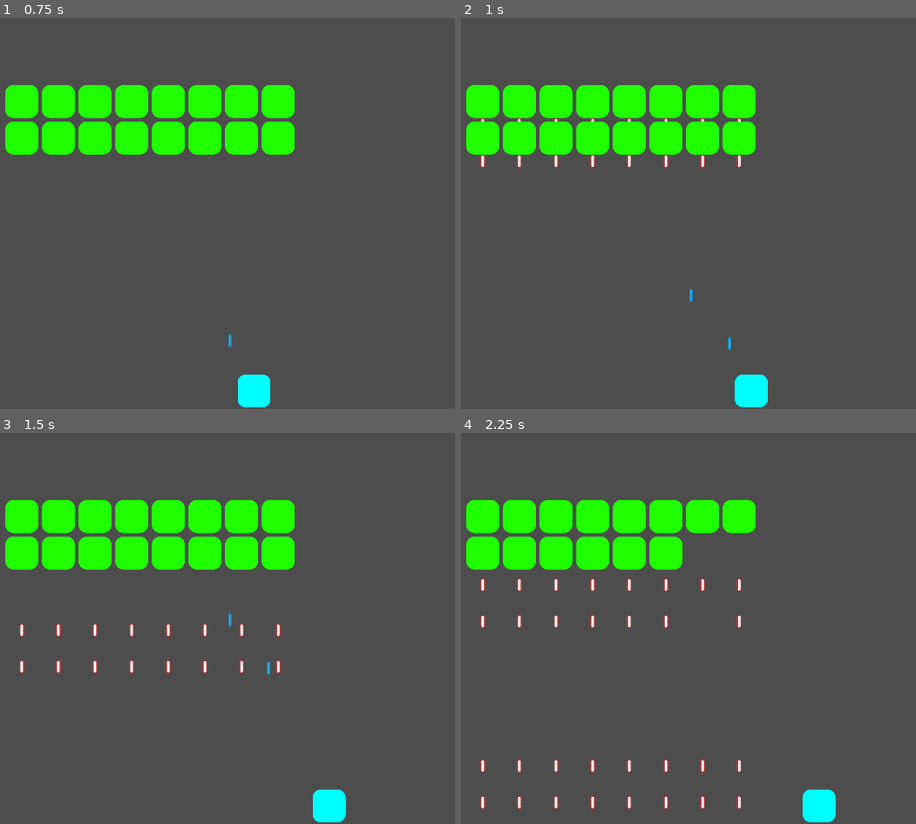
Above: before the commit, frames 1-4 (two rows, left to right).
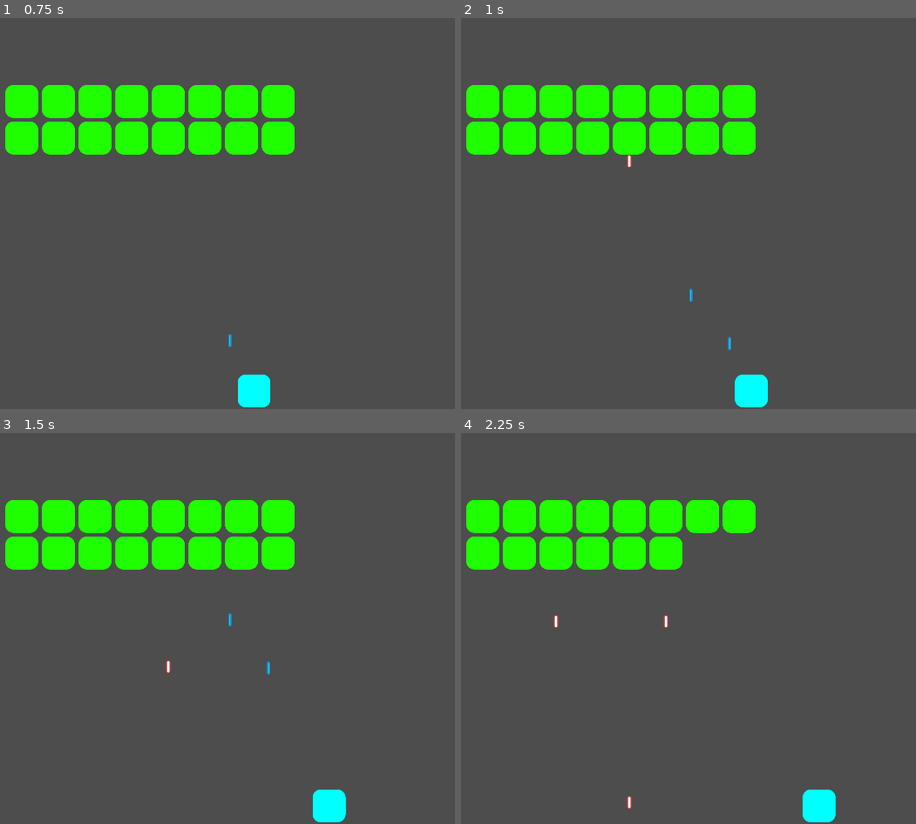
Above: after the commit, the same moments.

Repository: michael-j-coyne/space-defense
Game: Godot game, scene res://scenes/levels/level_1.tscn
The game is run twice, just before and just after one commit, with the same random seed, the same clock (stepped at 60 frames per second) and the same inputs. This scene is started directly instead of the project's main scene.
Inputs (mouse positions are in pixels of both pictures, inside the frame that each line leads up to):
- Up to frame 1 (0.75 s): tap Enter (ui_accept) at 0.5 s; move the mouse to (409, 193) at 0.52 s; hold Right (ui_right) from 0.53 s (still down); hold Shift from 0.53 s (still down); click (409, 193) at 0.67 s
- Up to frame 2 (1 s): keep holding Right (ui_right); keep holding Shift; tap Enter (ui_accept) at 0.77 s
- Up to frame 3 (1.5 s): release Right (ui_right) at 1.25 s; release Shift at 1.25 s; drag from (118, 648) to (327, 804) at 1.27 s
- Up to frame 4 (2.25 s): move the mouse to (788, 542) at 2.02 s; hold Right (ui_right) from 2.03 s (still down); tap Ctrl at 2.1 s

Frame 1 is identical in both runs. In frame 2, 0.3% of the frame differs, in the area x 4-62%, y 25-39%; in frame 3, 0.6%; in frame 4, 1.0%, in the area x 4-62%, y 37-97%.

Commit message:
Reduce frequency of grunt shots in level 1

Diff:
--- a/scenes/levels/level_1.tscn
+++ b/scenes/levels/level_1.tscn
@@ -15,49 +15,49 @@
 metadata/_edit_group_ = true
 
 [node name="Grunt" parent="EnemyGrid" instance=ExtResource("1_rkiph")]
-shot_chance_percentage = 1.0
+shot_chance_percentage = 0.1
 
 [node name="Grunt2" parent="EnemyGrid" instance=ExtResource("1_rkiph")]
-shot_chance_percentage = 1.0
+shot_chance_percentage = 0.1
 
 [node name="Grunt3" parent="EnemyGrid" instance=ExtResource("1_rkiph")]
-shot_chance_percentage = 1.0
+shot_chance_percentage = 0.1
 
 [node name="Grunt4" parent="EnemyGrid" instance=ExtResource("1_rkiph")]
-shot_chance_percentage = 1.0
+shot_chance_percentage = 0.1
 
 [node name="Grunt5" parent="EnemyGrid" instance=ExtResource("1_rkiph")]
-shot_chance_percentage = 1.0
+shot_chance_percentage = 0.1
 
 [node name="Grunt6" parent="EnemyGrid" instance=ExtResource("1_rkiph")]
-shot_chance_percentage = 1.0
+shot_chance_percentage = 0.1
 
 [node name="Grunt7" parent="EnemyGrid" instance=ExtResource("1_rkiph")]
-shot_chance_percentage = 1.0
+shot_chance_percentage = 0.1
 
 [node name="Grunt8" parent="EnemyGrid" instance=ExtResource("1_rkiph")]
-shot_chance_percentage = 1.0
+shot_chance_percentage = 0.1
 
 [node name="Grunt9" parent="EnemyGrid" instance=ExtResource("1_rkiph")]
-shot_chance_percentage = 1.0
+shot_chance_percentage = 0.1
 
 [node name="Grunt10" parent="EnemyGrid" instance=ExtResource("1_rkiph")]
-shot_chance_percentage = 1.0
+shot_chance_percentage = 0.1
 
 [node name="Grunt11" parent="EnemyGrid" instance=ExtResource("1_rkiph")]
-shot_chance_percentage = 1.0
+shot_chance_percentage = 0.1
 
 [node name="Grunt12" parent="EnemyGrid" instance=ExtResource("1_rkiph")]
-shot_chance_percentage = 1.0
+shot_chance_percentage = 0.1
 
 [node name="Grunt13" parent="EnemyGrid" instance=ExtResource("1_rkiph")]
-shot_chance_percentage = 1.0
+shot_chance_percentage = 0.1
 
 [node name="Grunt14" parent="EnemyGrid" instance=ExtResource("1_rkiph")]
-shot_chance_percentage = 1.0
+shot_chance_percentage = 0.1
 
 [node name="Grunt15" parent="EnemyGrid" instance=ExtResource("1_rkiph")]
-shot_chance_percentage = 1.0
+shot_chance_percentage = 0.1
 
 [node name="Grunt16" parent="EnemyGrid" instance=ExtResource("1_rkiph")]
-shot_chance_percentage = 1.0
+shot_chance_percentage = 0.1
